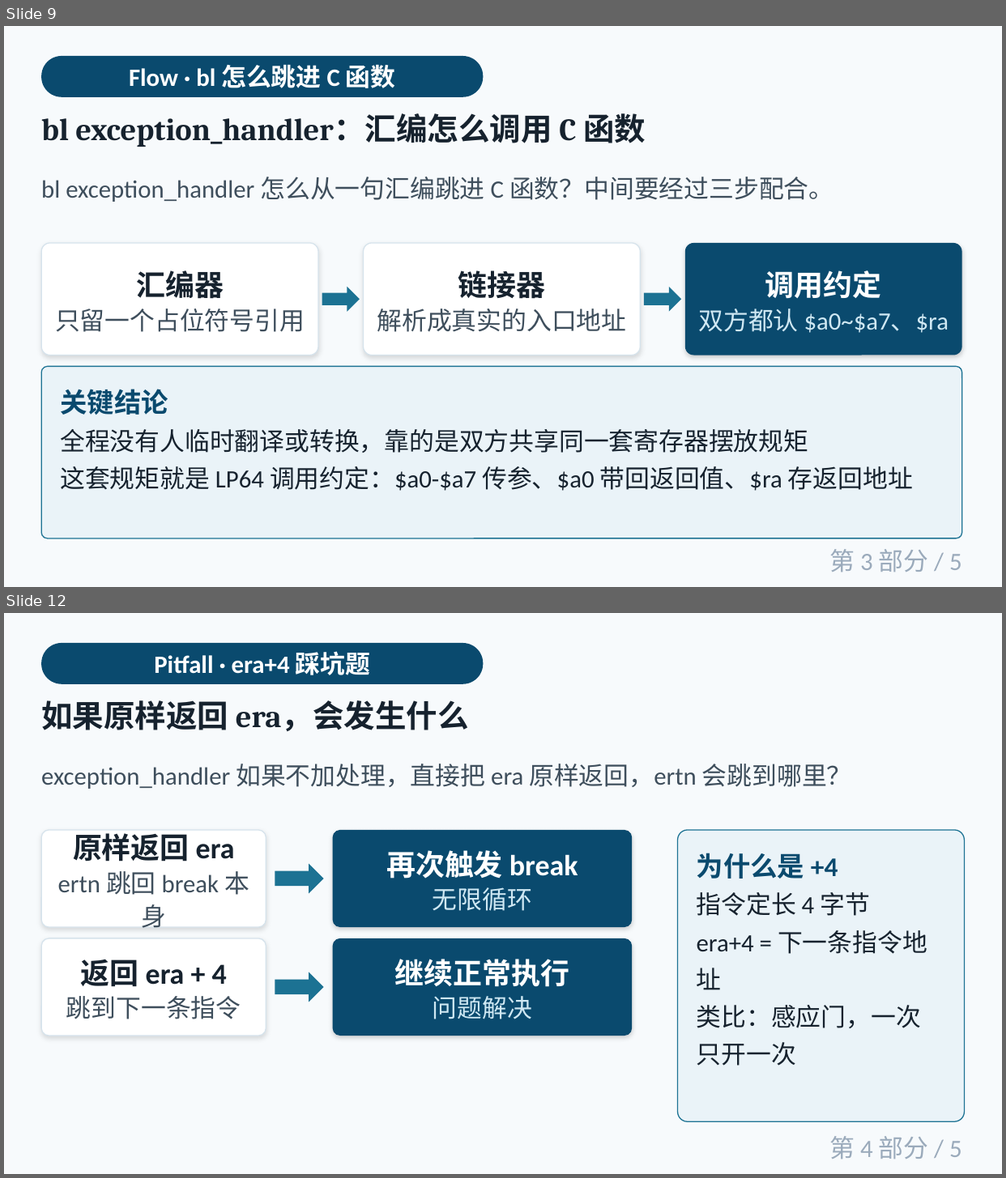
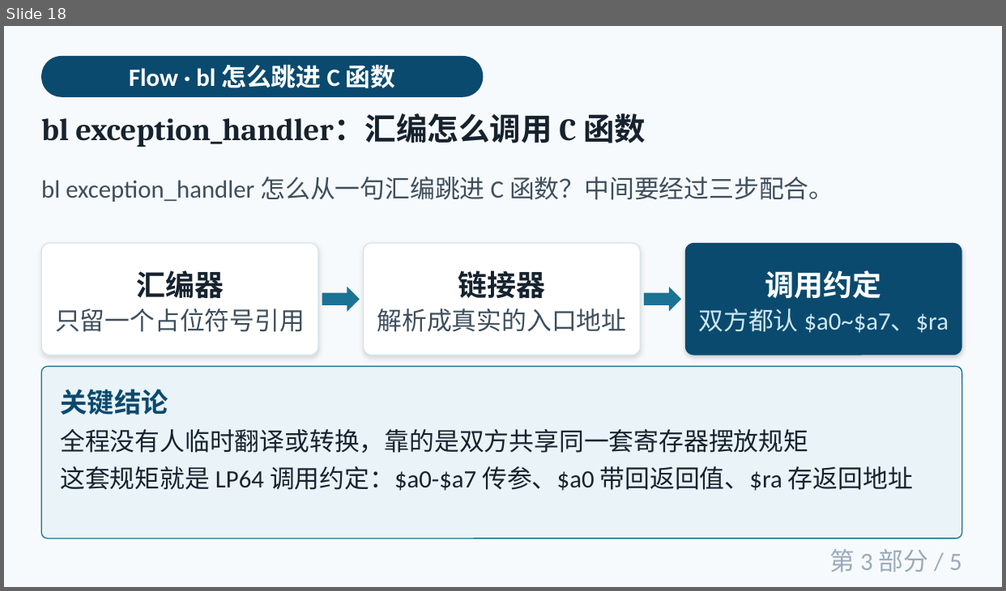
Before and after one commit to cxi218447-byte/miniOS, a slide deck: docs/09/week09_异常与中断_第1-2部分.pptx. Shown one above the other, each under a label of ours: slides 9 and 12 before the commit, slide 18 after it; the slides between them are not shown. The pictures are 1006x1178 and 1006x591 pixels, drawn with LibreOffice and Linux fonts; fonts in the diff are those of the drawing. Boxes give left, top, right and bottom in pixels: in the first picture for what was removed or moved away, otherwise in the second. Text is boxed around its words. In the diff, an @@ line names an element or a change of style, - is before the commit and + after.

```diff
--- a/docs/09/week09_异常与中断_第1-2部分.pptx
+++ b/docs/09/week09_异常与中断_第1-2部分.pptx
@@ slide 12 removed at <box>4,613,1002,1174</box>, background #F7FAFC @@
@@ rounded rectangle removed at <box>41,643,484,684</box> @@
@@ text removed at <box>154,651,370,675</box> @@
-Pitfall · era+4 踩坑题
@@ text removed at <box>41,700,469,731</box> @@
-如果原样返回 era，会发生什么
@@ text removed at <box>41,764,852,789</box> @@
-exception_handler 如果不加处理，直接把 era 原样返回，ertn 会跳到哪里？
@@ rounded rectangle removed at <box>41,830,266,927</box> @@
@@ rounded rectangle removed at <box>333,830,632,927</box> @@
@@ rounded rectangle removed at <box>678,830,965,1122</box> @@
@@ text removed at <box>58,833,249,928</box> @@
-原样返回 era
-ertn 跳回 break 本身
@@ text removed at <box>386,850,578,911</box> @@
-再次触发 break
-无限循环
@@ text removed at <box>697,853,927,1066</box> @@
-为什么是 +4
-指令定长 4 字节
-era+4 = 下一条指令地址
-类比：感应门，一次只开一次
@@ right arrow removed at <box>275,864,324,894</box> @@
@@ rounded rectangle removed at <box>41,939,266,1036</box> @@
@@ rounded rectangle removed at <box>333,939,632,1036</box> @@
@@ text removed at <box>66,960,241,1020</box> @@
-返回 era + 4
-跳到下一条指令
@@ right arrow removed at <box>275,973,324,1003</box> @@
@@ text removed at <box>395,959,569,1020</box> @@
-继续正常执行
-问题解决
@@ text removed at <box>829,1136,962,1160</box> @@
-第 4 部分 / 5
@@ what was slide 9 is now slide 18 @@
```
Also in this commit, not shown: 4 slides changed, 41 slides added, 7 other slides removed, 6 other files.
